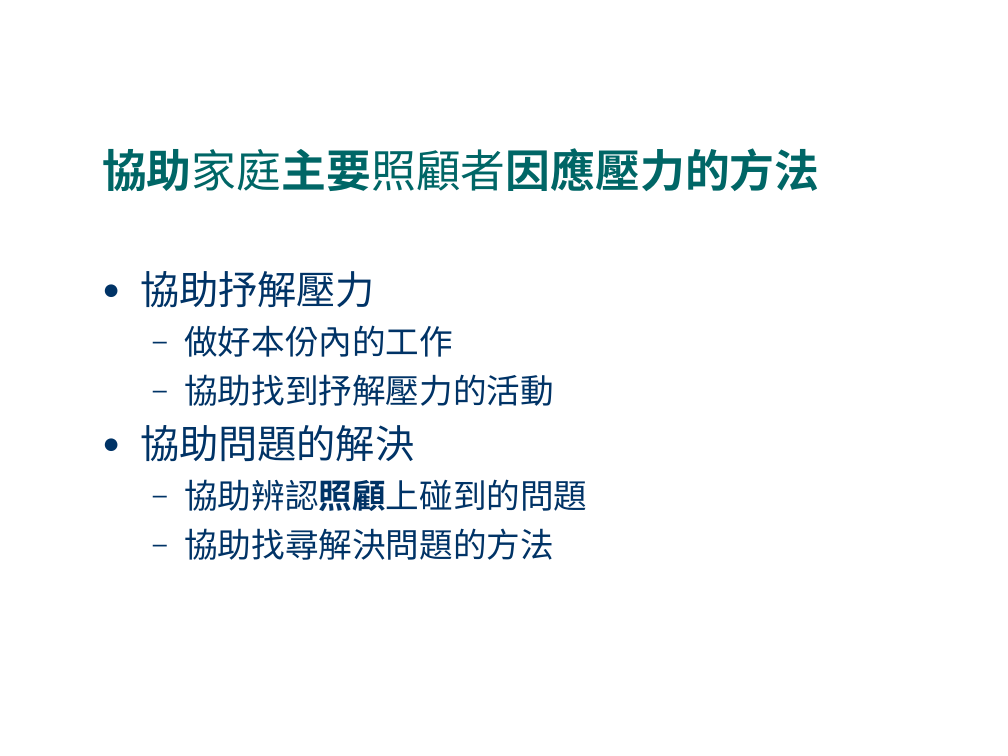
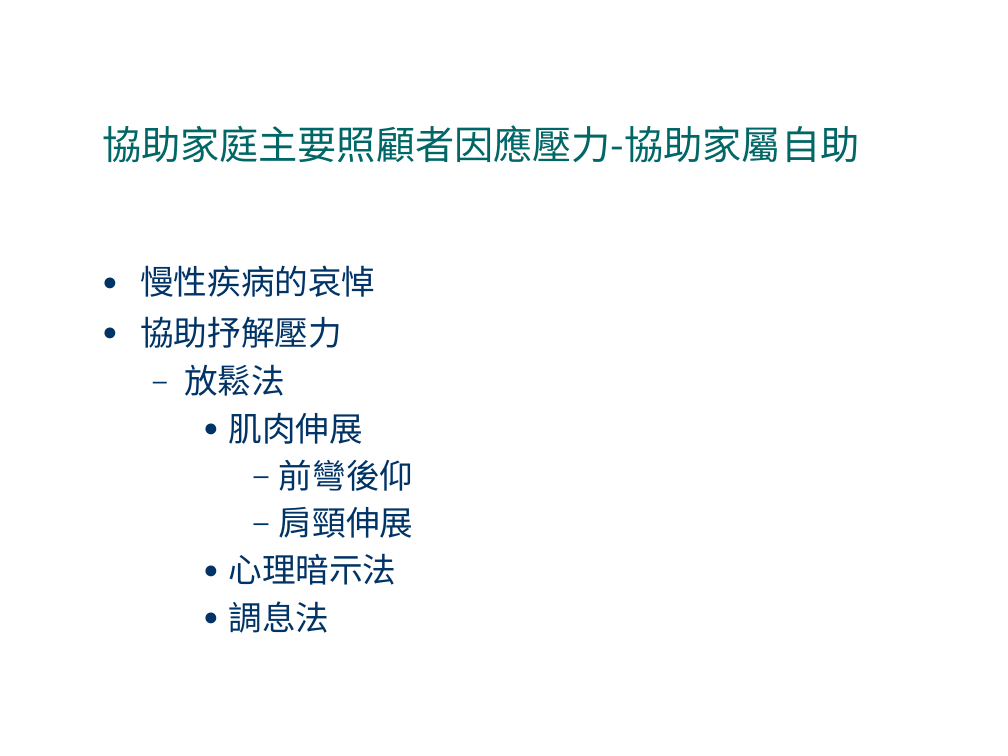
Before and after one commit to fhopecc/stxt, a slide deck: slide 20 of doc/tutorial/home_care.odp (slide 17 before the commit). Drawn at 1008x756 pixels with LibreOffice and Linux fonts; fonts in the diff are those of the drawing. Boxes give left, top, right and bottom in pixels: in the first picture for what was removed or moved away, otherwise in the second. Text is boxed around its words. In the diff, an @@ line names an element or a change of style, - is before the commit and + after.

```diff
--- a/doc/tutorial/home_care.odp
+++ b/doc/tutorial/home_care.odp
@@ title "協助家庭主要照顧者因應壓力-協助家屬自助" at [102,125,859,163]: vertical alignment bottom to middle @@
@@ title at [102,125,859,163]: text changed; size 32 to 28 pt; bold off @@
-協助家庭主要照顧者因應壓力的方法
+協助家庭主要照顧者因應壓力-協助家屬自助
@@ text at [140,265,375,297]: paragraph added @@
+● 慢性疾病的哀悼
@@ text at [140,316,342,348]: size 28 to 24 pt in "協助抒解壓力" @@
@@ text at [184,364,413,633]: text changed @@
-  – 做好本份內的工作
-  – 協助找到抒解壓力的活動
-● 協助問題的解決
-  – 協助辨認照顧上碰到的問題
-  – 協助找尋解決問題的方法
+  – 放鬆法
+    ● 肌肉伸展
+      – 前彎後仰
+      – 肩頸伸展
+    ● 心理暗示法
+    ● 調息法
```
Also in this commit, not shown: 8 other slides changed.
